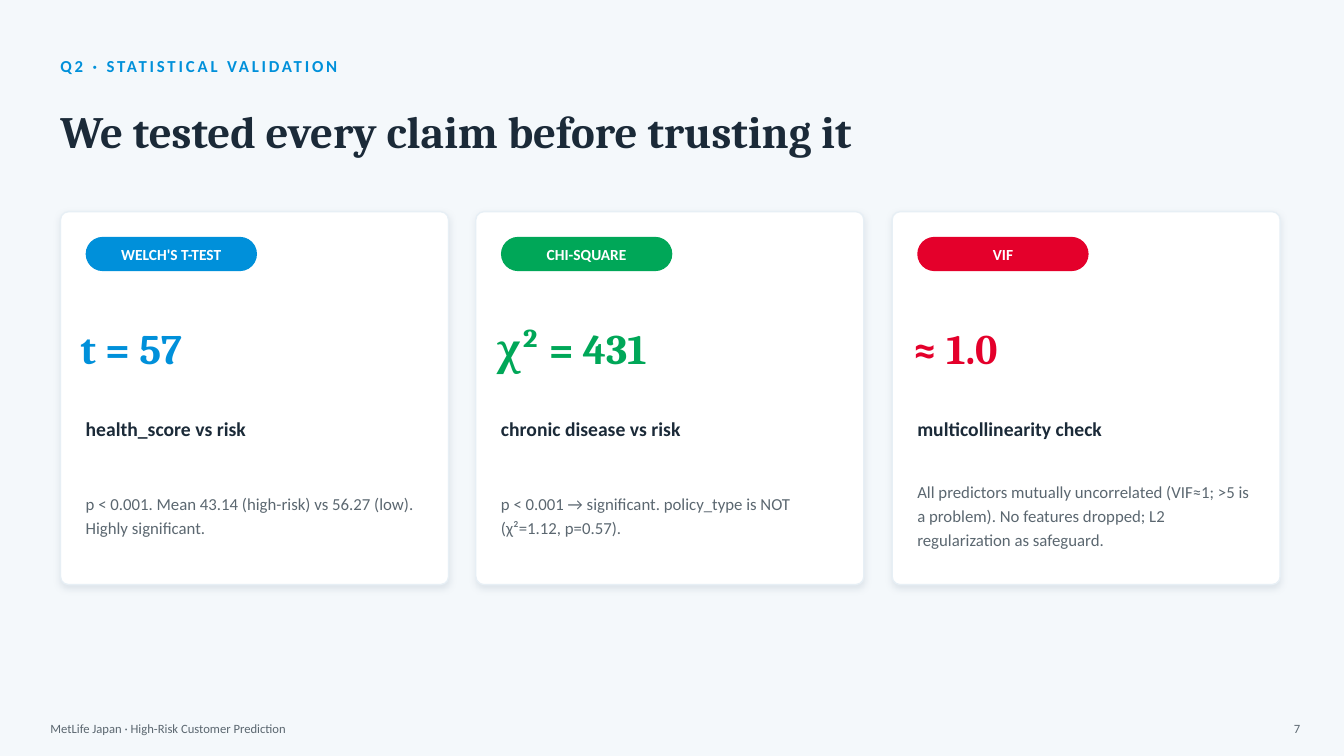
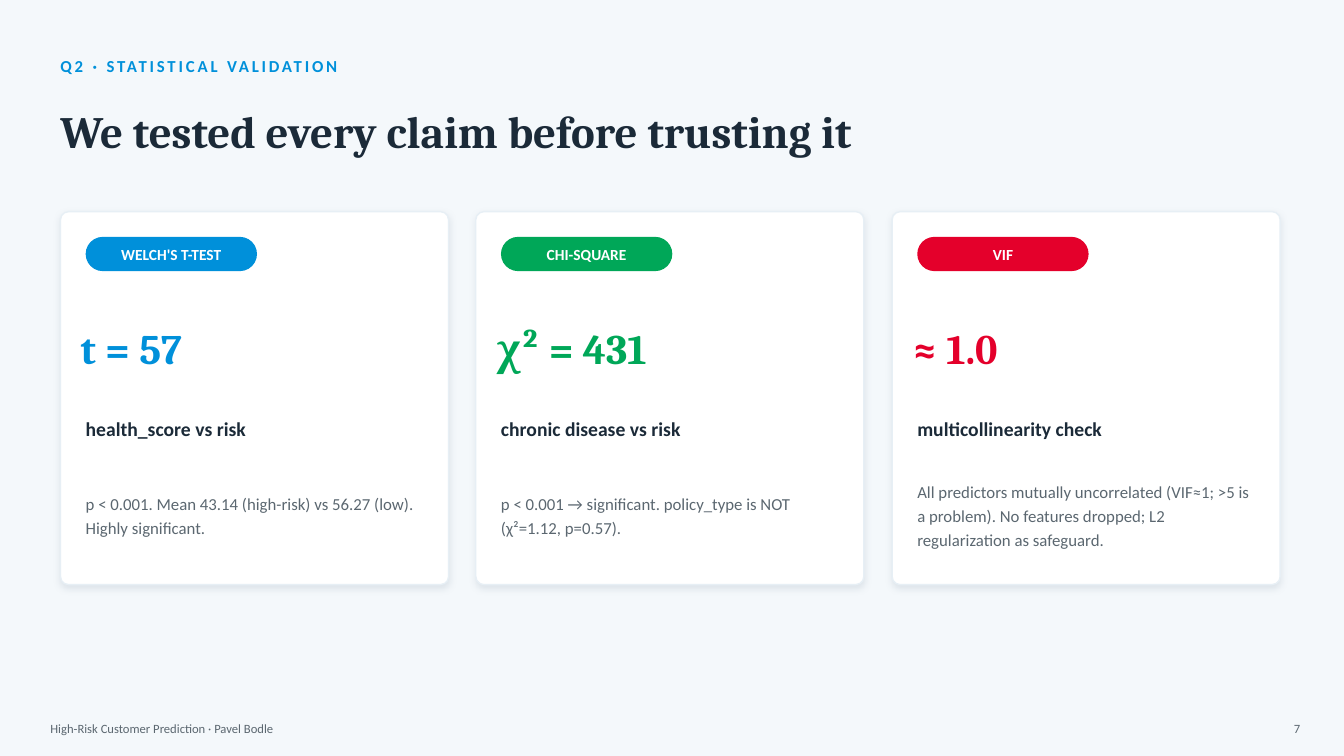
Before and after one commit to PavelBodle/metlife-high-risk-app, a slide deck: slide 7 of MetLife_Insights_Deck.pptx. Drawn at 1344x756 pixels with LibreOffice and Linux fonts; fonts in the diff are those of the drawing. Boxes give left, top, right and bottom in pixels: in the first picture for what was removed or moved away, otherwise in the second. Text is boxed around its words. In the diff, an @@ line names an element or a change of style, - is before the commit and + after.

```diff
--- a/MetLife_Insights_Deck.pptx
+++ b/MetLife_Insights_Deck.pptx
@@ text at [50,724,273,735]: text changed @@
-MetLife Japan · High-Risk Customer Prediction
+High-Risk Customer Prediction · Pavel Bodle
```
Also in this commit, not shown: 12 other slides changed, 2 slides added, 1 slide removed, 5 other files.
